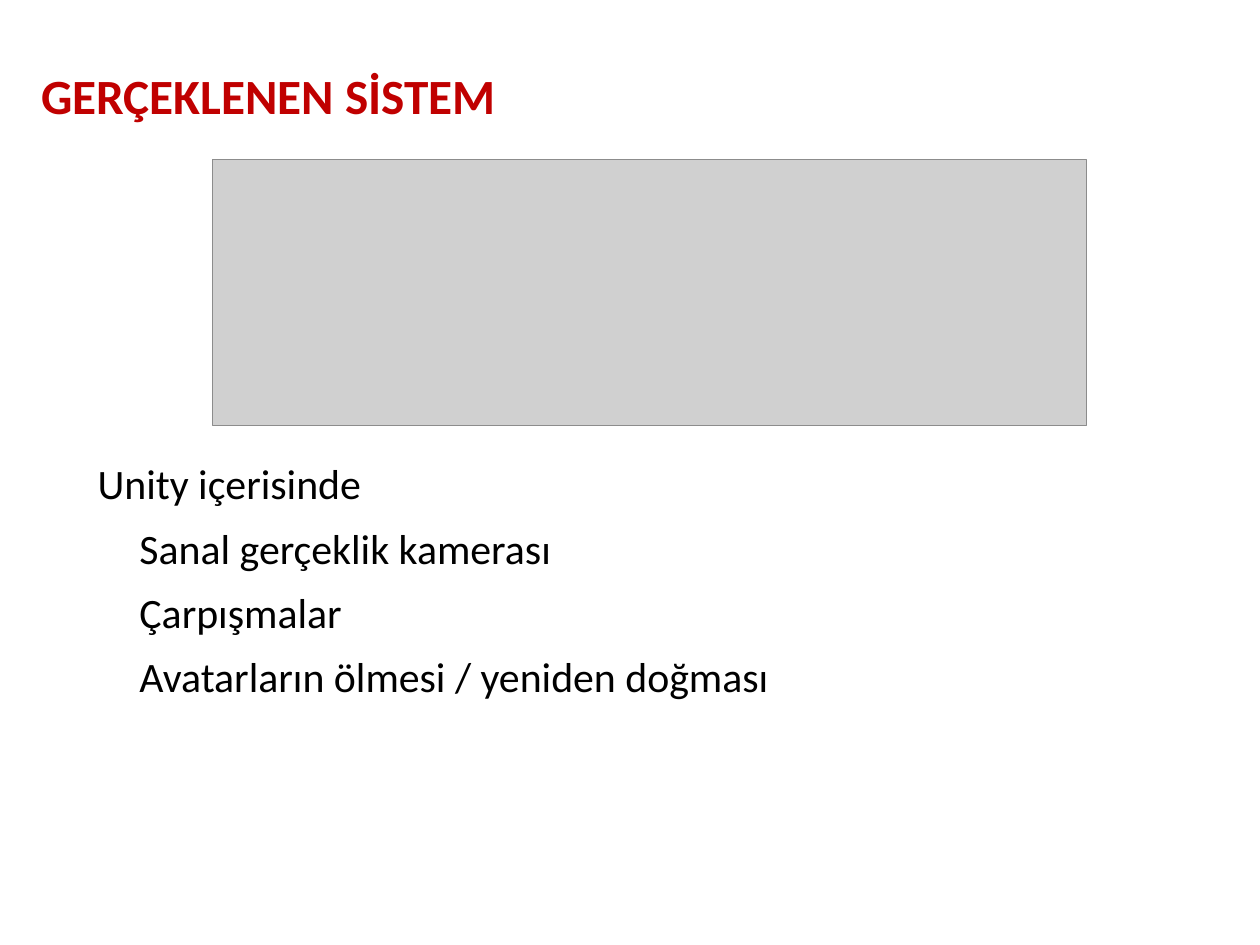
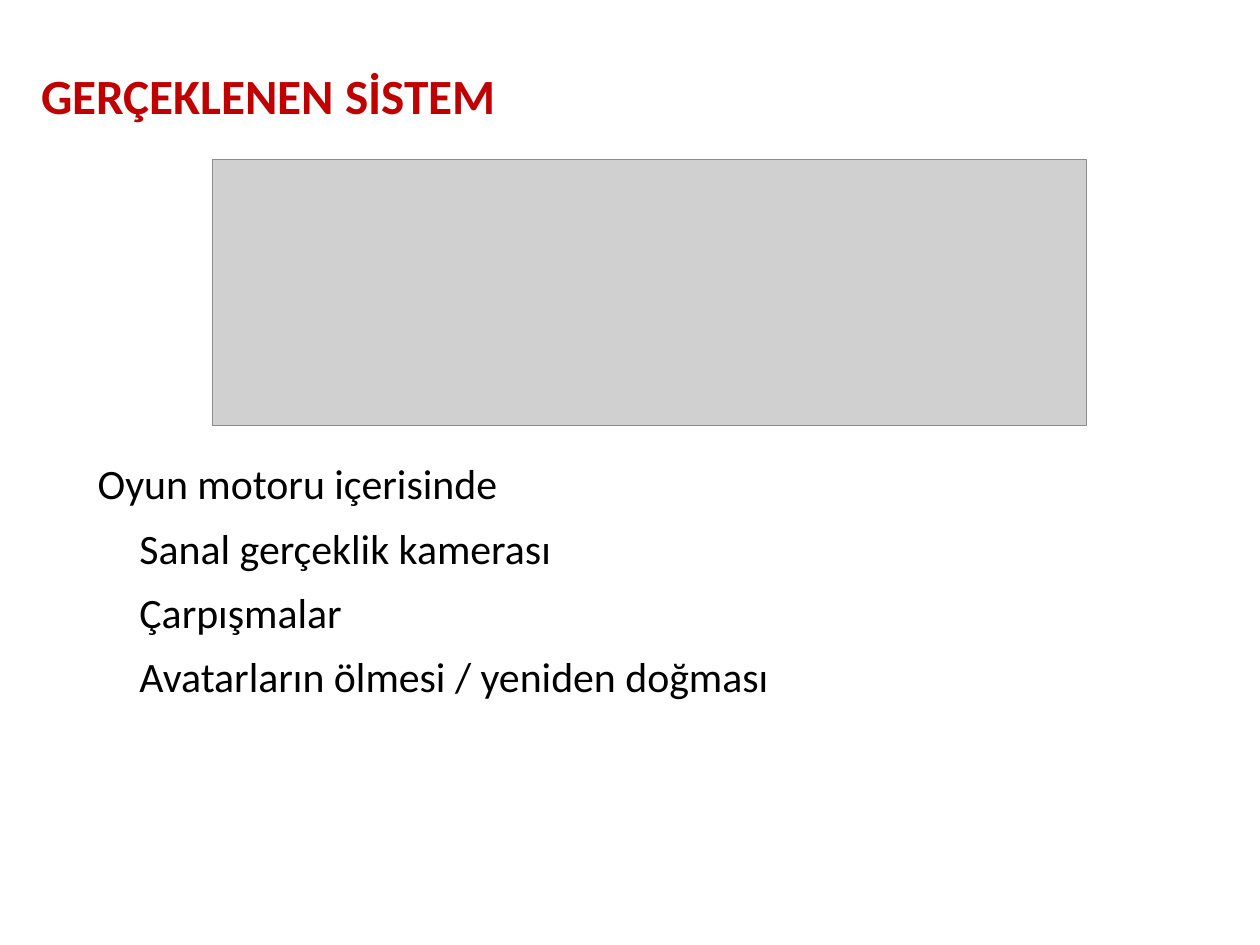
Before and after one commit to umutyazgan/unity-network-mocap, a slide deck: slide 7 of sunum.odp. Drawn at 1260x945 pixels with LibreOffice and Linux fonts; fonts in the diff are those of the drawing; grey boxes stand for pictures; background and template pictures are left out. Boxes give left, top, right and bottom in pixels: in the first picture for what was removed or moved away, otherwise in the second. Text is boxed around its words. In the diff, an @@ line names an element or a change of style, - is before the commit and + after.

```diff
--- a/sunum.odp
+++ b/sunum.odp
@@ text at (x1=98, y1=470, x2=497, y2=506): text changed @@
-● Unity içerisinde
+● Oyun motoru içerisinde
```
Also in this commit, not shown: 4 other slides changed, 5 slides added, 5 slides removed.
